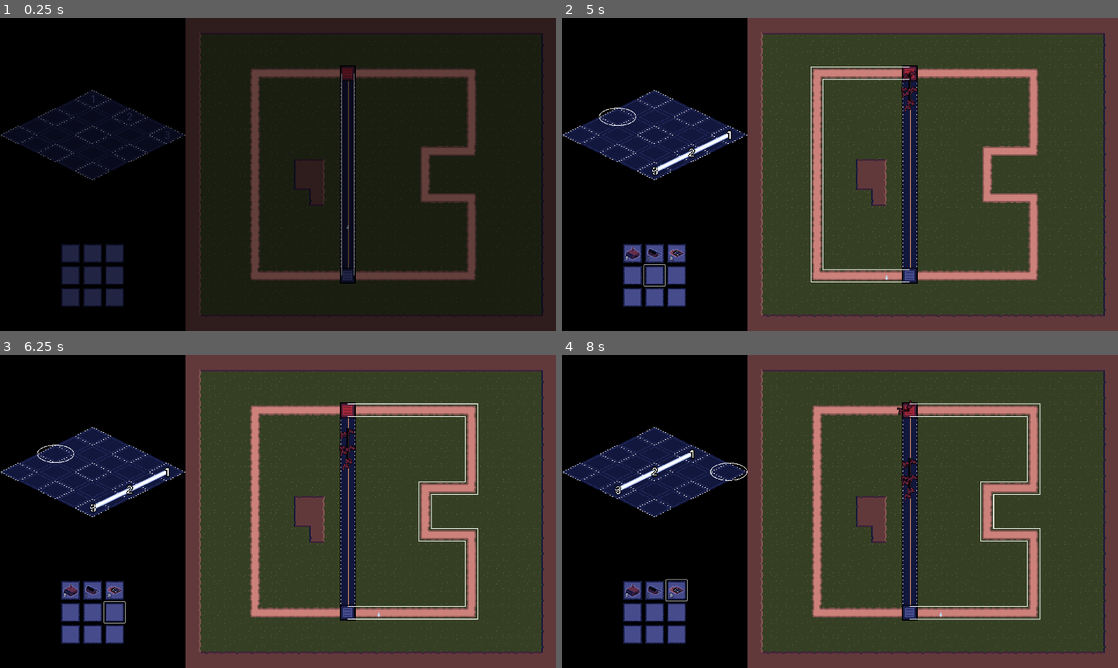
Above: before the commit, frames 1-4 (two rows, left to right).
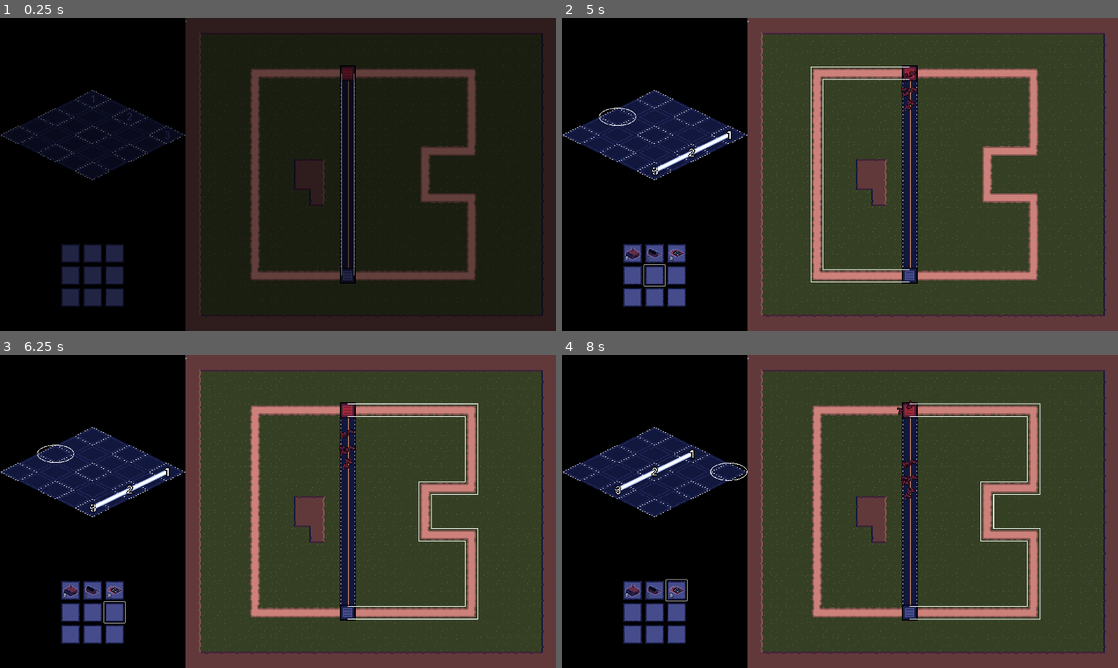
Above: after the commit, the same moments.

Repository: ClemiDouce/halloween-game-jam-2026
Game: Godot game, scene res://scenes/world.tscn
The game is run twice, just before and just after one commit, with the same random seed, the same clock (stepped at 60 frames per second) and the same inputs.
Inputs (mouse positions are in pixels of both pictures, inside the frame that each line leads up to):
- Up to frame 1 (0.25 s): no input
- Up to frame 2 (5 s): tap Enter at 0.5 s; hold Up (ui_up) 0.53-1.25 s; tap D (destroy_building) at 0.6 s; click (634, 277) at 1.25 s; hold Down (ui_down) 2.03-2.78 s; tap Tab (next_path) at 2.1 s; hold Up (ui_up) 2.78-4.28 s; tap 1 (select_slot_1) at 2.85 s; tap 2 (select_slot_2) at 3.6 s; hold Down (ui_down) from 4.28 s (still down); tap 3 (select_slot_3) at 4.35 s
- Up to frame 3 (6.25 s): keep holding Down (ui_down); tap D (destroy_building) at 5.1 s; tap Tab (next_path) at 5.85 s
- Up to frame 4 (8 s): release Down (ui_down) at 6.53 s; hold Up (ui_up) from 6.53 s (still down); tap 1 (select_slot_1) at 6.6 s; tap 2 (select_slot_2) at 7.35 s

The runs differ from the first frame. In frame 1, less than 0.1% of the frame differs, in the area x 33-63%, y 0-68%; in frame 2, less than 0.1%; in frame 3, less than 0.1%; in frame 4, less than 0.1%, in the area x 33-69%, y 0-84%.

Commit message:
fix unit trail offset

Diff:
--- a/data/units/gun_soldier.tres
+++ b/data/units/gun_soldier.tres
@@ -22,6 +22,7 @@
 [resource]
 script = ExtResource("1_l8t0w")
 speed = 35.0
+trail_length = 20
 cost = 100
 time_to_build = 0.5
 texture = Dictionary[int, Texture]({
--- a/data/units/missile_launcher.tres
+++ b/data/units/missile_launcher.tres
@@ -22,6 +22,7 @@
 [resource]
 script = ExtResource("1_3e65l")
 speed = 20.0
+trail_length = 40
 cost = 100
 texture = Dictionary[int, Texture]({
 0: SubResource("AtlasTexture_dvkc8"),
--- a/data/units/plane.tres
+++ b/data/units/plane.tres
@@ -13,6 +13,7 @@
 [resource]
 script = ExtResource("1_3xmfv")
 speed = 150.0
+trail_length = 20
 texture = Dictionary[int, Texture]({
 0: ExtResource("3_1yp75"),
 1: ExtResource("4_gydww")
--- a/data/units/small_tank.tres
+++ b/data/units/small_tank.tres
@@ -22,6 +22,7 @@
 [resource]
 script = ExtResource("1_qqo2i")
 speed = 25.0
+trail_length = 35
 time_to_build = 2.0
 texture = Dictionary[int, Texture]({
 0: SubResource("AtlasTexture_6gab0"),
--- a/scenes/unit_entity.tscn
+++ b/scenes/unit_entity.tscn
@@ -1,7 +1,7 @@
 [gd_scene format=3 uid="uid://bybp5w4ae511b"]
 
 [ext_resource type="Script" uid="uid://dnq0x8ta4eayy" path="res://scripts/units/unit_entity.gd" id="1_oir76"]
-[ext_resource type="Texture2D" uid="uid://d12qvn8l0n47v" path="res://assets/art/processed_units/hover_tank_red.png" id="2_gnti6"]
+[ext_resource type="Texture2D" uid="uid://bi6uc33hfi1mt" path="res://assets/art/units/plane.png" id="2_gnti6"]
 [ext_resource type="PackedScene" uid="uid://ck7a5eya7khbg" path="res://scenes/entity_hitbox.tscn" id="3_0uryg"]
 [ext_resource type="Script" uid="uid://th76u6xf6i43" path="res://scripts/component/trail2d.gd" id="3_m0sb2"]
 [ext_resource type="Script" uid="uid://crsfuur24ulp1" path="res://scripts/component/squish_component.gd" id="6_5q6hg"]
@@ -9,13 +9,13 @@
 [ext_resource type="Script" uid="uid://dlo6w10dedy5" path="res://scripts/bullet_animation.gd" id="7_5q6hg"]
 [ext_resource type="Texture2D" uid="uid://b8dgiga47nslb" path="res://assets/art/bullets/bullet_0003.png" id="7_gnti6"]
 
-[sub_resource type="AtlasTexture" id="AtlasTexture_lsky2"]
-atlas = ExtResource("2_gnti6")
-region = Rect2(0, 0, 16, 16)
-
 [sub_resource type="CircleShape2D" id="CircleShape2D_n45qs"]
 resource_local_to_scene = true
 radius = 25.0
+
+[sub_resource type="Curve" id="Curve_gnti6"]
+_data = [Vector2(0, 1), 0.0, 0.0, 0, 0, Vector2(0.99135447, 0.029411793), -2.0174403, 0.0, 0, 0]
+point_count = 2
 
 [sub_resource type="Animation" id="Animation_gnti6"]
 length = 0.001
@@ -90,7 +90,7 @@
 
 [node name="Sprite2D" type="Sprite2D" parent="Root" unique_id=1701573652]
 unique_name_in_owner = true
-texture = SubResource("AtlasTexture_lsky2")
+texture = ExtResource("2_gnti6")
 
 [node name="Hitbox" parent="." unique_id=957708440 node_paths=PackedStringArray("sprite") instance=ExtResource("3_0uryg")]
 unique_name_in_owner = true
@@ -108,11 +108,12 @@
 
 [node name="MoveTrail" type="Line2D" parent="." unique_id=1460968029]
 show_behind_parent = true
-points = PackedVector2Array(0, 0, 0, 0, 0, 0, 0, 0, 0, 0, 0, 0, 0, 0, 0, 0, 0, 0, 0, 0, 0, 0, 0, 0, 0, 0, 0, 0, 0, 0, 0, 0, 0, 0, 0, 0, 0, 0, 0, 0, 0, 0, 0, 0, 0, 0, 0, 0, 0, 0, 0, 0, 0, 0, 0, 0, 0, 0, 0, 0, 0, 0, 0, 0, 0, 0, 0, 0, 0, 0, 0, 0, 0, 0, 0, 0, 0, 0, 0, 0, 0, 0, 0, 0, 0, 0, 0, 0, 0, 0, 0, 0, 0, 0, 0, 0, 0, 0, 0, 0)
-width = 6.0
-default_color = Color(0, 0, 0, 0.7647059)
+z_index = -1
+points = PackedVector2Array(87, 0, 87, 0, 87, 0, 87, 0, 87, 0, 87, 0, 87, 0, 87, 0, 87, 0, 87, 0, 87, 0, 87, 0, 87, 0, 87, 0, 87, 0, 87, 0, 87, 0, 87, 0, 87, 0, 87, 0, 87, 0, 87, 0, 87, 0, 87, 0, 87, 0, 87, 0, 87, 0, 87, 0, 87, 0, 87, 0, 87, 0, 87, 0, 87, 0, 87, 0, 87, 0, 87, 0, 87, 0, 87, 0, 87, 0, 87, 0, 87, 0, 87, 0, 87, 0, 87, 0, 87, 0, 87, 0, 87, 0, 87, 0, 87, 0, 87, 0)
+width = 5.0
+width_curve = SubResource("Curve_gnti6")
 script = ExtResource("3_m0sb2")
-length = 15
+length = 20
 metadata/_custom_type_script = "uid://th76u6xf6i43"
 
 [node name="FlashComponent" type="Node" parent="." unique_id=1678577812 node_paths=PackedStringArray("sprite")]
--- a/scripts/component/trail2d.gd
+++ b/scripts/component/trail2d.gd
@@ -1,3 +1,4 @@
+@tool
 class_name Trail2D extends Line2D
 
 @export_category('Trail')
@@ -5,7 +6,7 @@
 
 @onready var parent : Node2D = get_parent()
 var offset : = Vector2.ZERO
-var active := false
+var active := true
 
 func _ready() -> void:
 	offset = position
--- a/scripts/level.gd
+++ b/scripts/level.gd
@@ -3,11 +3,9 @@
 
 @export var paths: Array[UnitPath] = []
 @export var entity_parent: Node2D
-@export var path_cursor: PathCursor
 
 @export var ai_list : Array[BaseManager]
 
-func setup_level(base_manager: BaseManager):
-	base_manager.path_selected.connect(path_cursor.on_path_selected)
+func setup_level(_base_manager: BaseManager):
 	for ai : BaseManager in ai_list:
 		ai.connect_to_level(paths, entity_parent)
--- a/scripts/units/unit_entity.gd
+++ b/scripts/units/unit_entity.gd
@@ -41,6 +41,8 @@
 	shape.radius = unit.attack_range
 	team = _team
 	bullet_sprite.texture = unit.bullet_texture
+	move_trail.length = unit.trail_length
+	#move_trail.width = unit.trail_width
 
 	if _team in unit.texture:
 		if unit.texture[_team] is AtlasTexture:
@@ -67,6 +69,7 @@
 		randi_range(-10, 10),
 		randi_range(-10, 10)
 	)
+	move_trail.offset = root.position
 	var pop_tween = create_tween().set_trans(Tween.TRANS_BOUNCE).set_ease(Tween.EASE_OUT)
 	pop_tween.tween_property(root, "scale", Vector2(1.3,1.3), 0.2).from(Vector2(0.6, 0.4))
 	pop_tween.tween_property(root, "scale", Vector2.ONE, 0.1)
--- a/scripts/units/unit_ressource.gd
+++ b/scripts/units/unit_ressource.gd
@@ -2,6 +2,7 @@
 
 # Unit Stats
 @export var speed: float
+@export var trail_length : int
 
 # Construction
 @export_subgroup("Construction")
